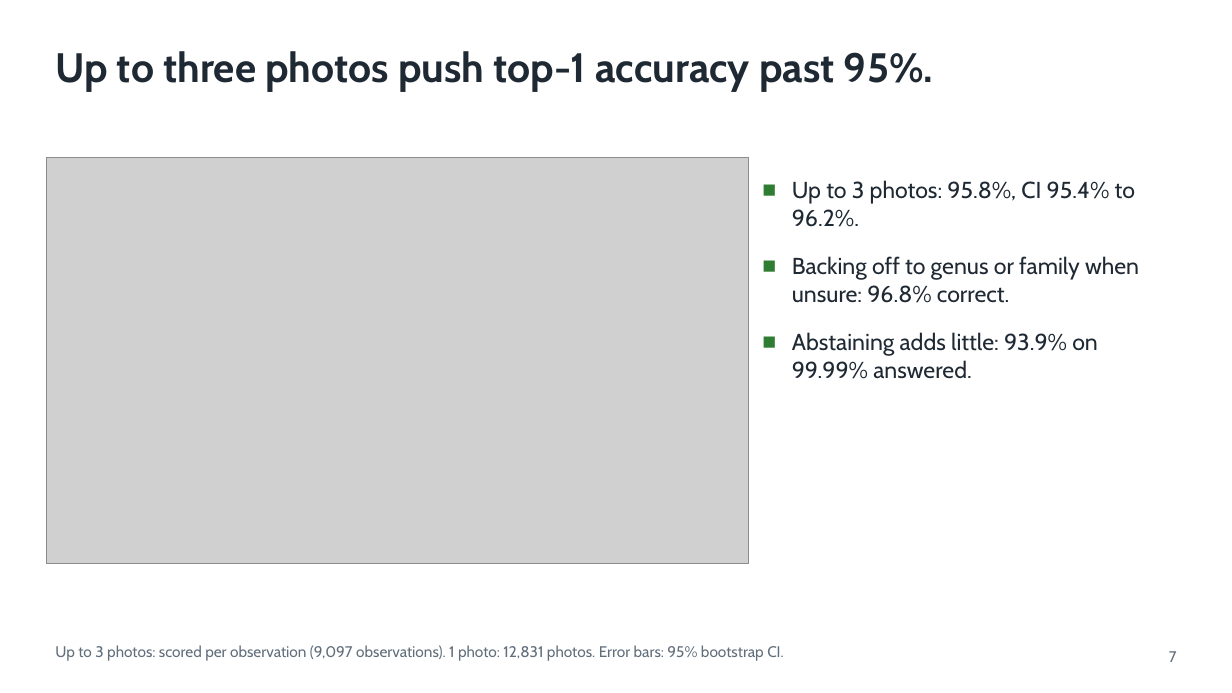
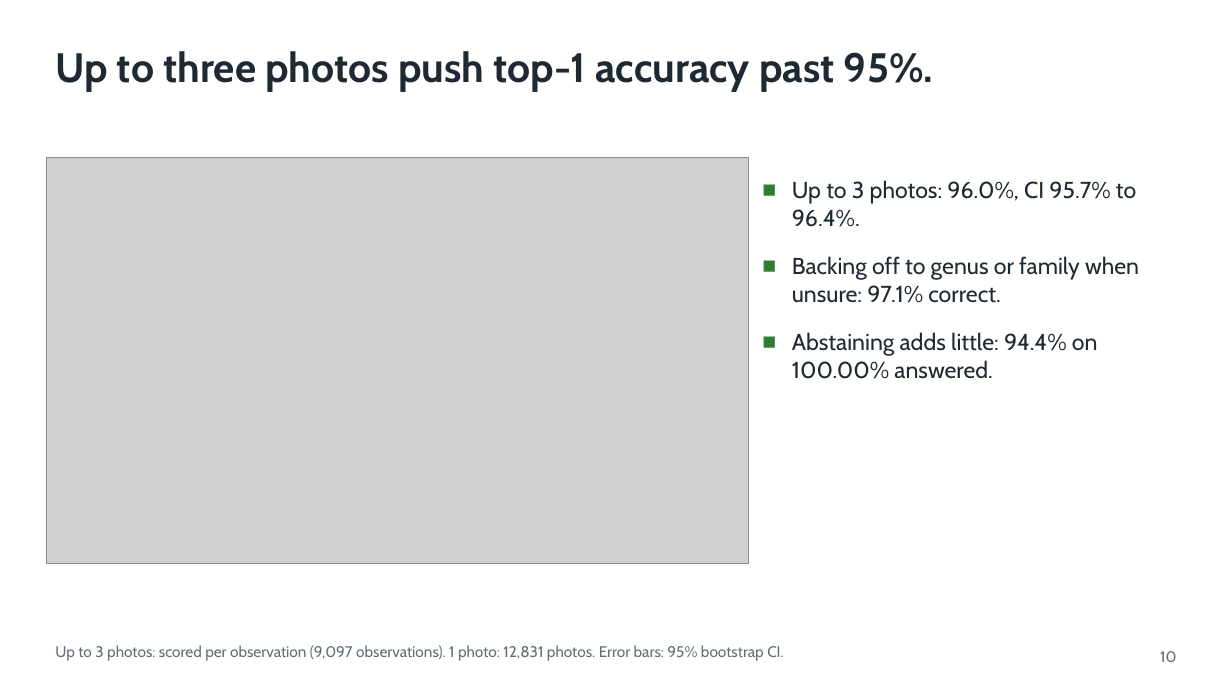
Before and after one commit to shadowBit01/Plant-Classifier-model, a slide deck: slide 10 of pitch/VanaLens.pptx (slide 7 before the commit). Drawn at 1232x693 pixels with LibreOffice and Linux fonts; fonts in the diff are those of the drawing; grey boxes stand for pictures. Boxes give left, top, right and bottom in pixels: in the first picture for what was removed or moved away, otherwise in the second. Text is boxed around its words. In the diff, an @@ line names an element or a change of style, - is before the commit and + after.

```diff
--- a/pitch/VanaLens.pptx
+++ b/pitch/VanaLens.pptx
@@ text at [792,180,1139,379]: text changed @@
-■ Up to 3 photos: 95.8%, CI 95.4% to 96.2%.
-■ Backing off to genus or family when unsure: 96.8% correct.
-■ Abstaining adds little: 93.9% on 99.99% answered.
+■ Up to 3 photos: 96.0%, CI 95.7% to 96.4%.
+■ Backing off to genus or family when unsure: 97.1% correct.
+■ Abstaining adds little: 94.4% on 100.00% answered.
@@ text at [1160,651,1176,662]: text changed @@
-7
+10
```
Also in this commit, not shown: 9 other slides changed, 3 slides added, 31 other files.
